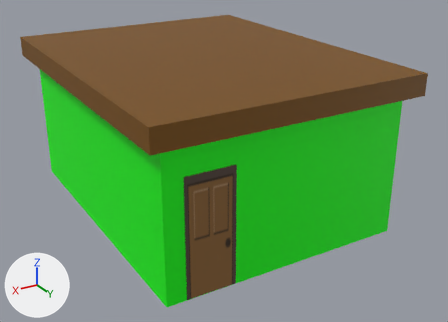
The OBJ model Game/Models/buildings/business/1floorbusiness.obj, before and after one commit.
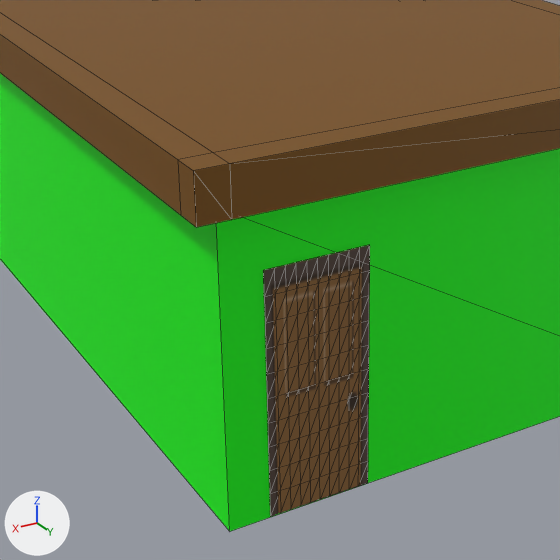
Old and new are each drawn whole from a 50 mm camera at (9.17, 17.34, 9.55) aimed at (-0.4, 1.39, 1.58) and again close up on the part from 12% to 74% of the width and 13% to 100% of the height. Arrows for +X, +Y and +Z are at lower left; the lights stay in place. The close-ups show mesh edges as thin lines. Where no turn or scale is listed for an object, it has been applied to the vertices.

Names of what the first close-up shows: 'SP_TD_House'.
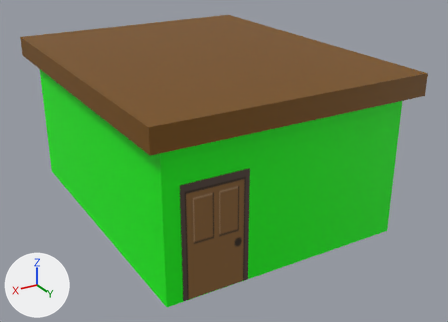
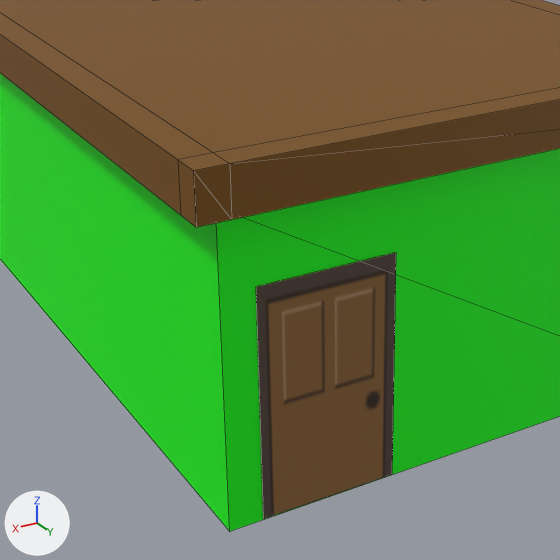
Boxes (x1, y1, x2, y2) around the edits, measured in the close-ups (560 x 560 px):
part 1 of me_sp_td_house, added (brown)
    after: (256, 253, 396, 519)

Diff of the bpy script that builds the scene:
```diff
--- a/Game/Models/buildings/business/1floorbusiness.obj.py
+++ b/Game/Models/buildings/business/1floorbusiness.obj.py
@@ me_sp_td_house @@
 me_sp_td_house.from_pydata(...)  # 161 vertices, 233 faces; spans x -4.19..4.19, y -4.59..5.95, z 0.03..5.04
 # used by ob_sp_td_house; location = (0.0, 0.0, 0.0)
+# me_sp_td_house part 1: the loose piece of 4 vertices spanning x -0.95..0.99, y -4.18, z 0.05..3.31 is copied, and the copy is moved by (2.31, 9.75, 0.0); it spans x 1.36..3.3, y 5.56..5.57, z 0.05..3.31
 me_sp_td_house.materials.append(mat_roof_color)
```
